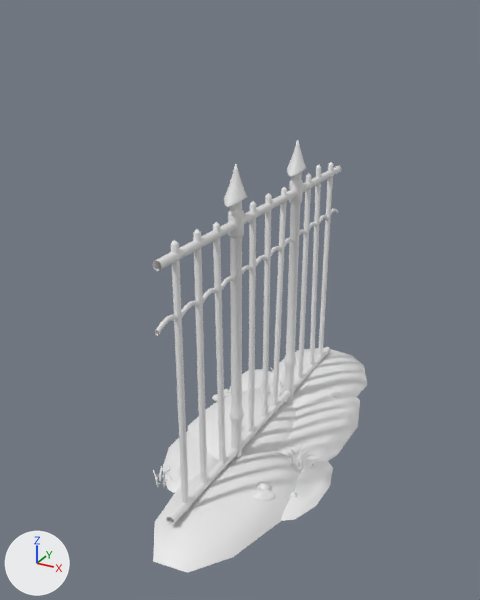
Renders of the FBX model Assets/Game/Art/Source/fence/SM_fence.fbx from each side of a commit.
The view is the same before and after, from a camera (50 mm lens) standing at (3.75, -7.59, 5.88) and looking at (-0.2, -0.4, 2.29). The axes (+X, +Y, +Z) are drawn at lower left. The lights are the same throughout.

The first picture shows 'ground_01', 'ground_02', 'ground_04', 'hori_bottom', 'hori_top', 'hori_wiggle', 'vert_big', 'vert_small'.
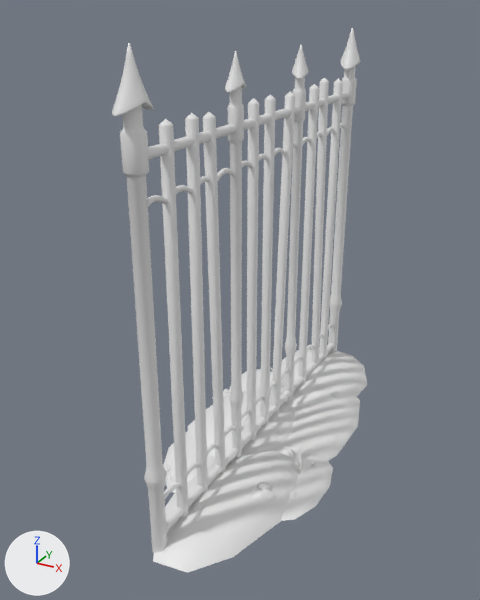
Commit message: updated fence

What differs and where, as boxes (x1, y1, x2, y2) in the pictures (480 x 600 px; the box of a moved part takes in the faces that stretch with it):
'vert_small', reshaped (13% wider, 25% taller): before (171, 162, 334, 512); after (159, 78, 343, 517)
'vert_big', reshaped (196% wider, 65% taller): before (224, 140, 307, 458); after (112, 28, 360, 553)
'hori_top', mesh rescaled: before (152, 166, 341, 271); after (148, 91, 349, 159)
'hori_bottom', mesh rescaled: before (167, 347, 330, 525); after (166, 343, 334, 531)
'hori_wiggle', mesh rescaled: before (155, 209, 338, 336); after (148, 123, 346, 207)
'hori_wiggle.001', added: after (164, 324, 334, 499)
part 3 of me_cylinder, moved or reshaped: before (262, 193, 272, 423); after (260, 94, 276, 424)
part 4 of me_cylinder, moved or reshaped: before (272, 187, 287, 413); after (271, 91, 295, 413)
part 5 of me_cylinder, moved or reshaped: before (248, 201, 256, 439); after (246, 98, 259, 441)
part 6 of me_cylinder, moved or reshaped: before (309, 165, 321, 365); after (311, 78, 329, 366)
part 7 of me_cylinder, moved or reshaped: before (318, 162, 334, 356); after (319, 78, 343, 359)
part 8 of me_cylinder, moved or reshaped: before (298, 173, 311, 378); after (298, 84, 319, 382)
part 9 of me_cylinder, moved or reshaped: before (193, 229, 207, 489); after (185, 113, 208, 493)
part 10 of me_cylinder, moved or reshaped: before (213, 222, 226, 470); after (203, 112, 226, 473)
part 11 of me_cylinder, moved or reshaped: before (171, 240, 189, 512); after (159, 119, 188, 517)
part 12 of me_cylinder_032, moved or reshaped: before (224, 164, 248, 207); after (225, 51, 246, 92)
part 13 of me_cylinder_032, moved or reshaped: before (287, 140, 307, 177); after (292, 44, 309, 79)
part 14 of me_cylinder_032, added: after (120, 105, 167, 553)
part 15 of me_cylinder_032, added: after (328, 66, 357, 351)
part 16 of me_cylinder_032, added: after (112, 43, 153, 117)
part 17 of me_cylinder_032, added: after (340, 28, 360, 70)
part 18 of me_cylinder_032, moved or reshaped: before (284, 172, 303, 401); after (285, 76, 306, 401)
part 19 of me_cylinder_032, moved or reshaped: before (228, 201, 244, 458); after (228, 86, 244, 458)

Diff of the bpy script that builds the scene:
```diff
--- a/Assets/Game/Art/Source/fence/SM_fence.fbx.py
+++ b/Assets/Game/Art/Source/fence/SM_fence.fbx.py
@@ me_cylinder_021 @@
 me_cylinder_021.from_pydata(...)  # 16 vertices, 8 faces; spans x -0.06..0.06, y -2.5..2.5, z 3.46..3.57
+# me_cylinder_021 part 20: the whole mesh is scaled about its middle by (1, 1.08, 1), then moved by (0.0, 0.0, 1.13)
 me_cylinder_021.materials.append(mat_t_fence)
@@ me_cylinder_011 @@
 me_cylinder_011.from_pydata(...)  # 16 vertices, 8 faces; spans x -0.06..0.06, y -2.5..2.5, z 0.19..0.3
+# me_cylinder_011 part 1: the whole mesh is scaled about its middle by (1, 1.08, 1)
 me_cylinder_011.materials.append(mat_t_fence)
@@ me_cylinder_022 @@
 me_cylinder_022.from_pydata(...)  # 584 vertices, 576 faces; spans x -0.03..0.03, y -2.56..2.56, z 2.76..2.9
+# me_cylinder_022 part 2: the whole mesh is scaled about its middle by 1.07, then moved by (0.0, 0.0, 1.34)
 me_cylinder_022.materials.append(mat_t_fence)
@@ me_cylinder @@
 me_cylinder.from_pydata(...)  # 225 vertices, 216 faces; spans x -0.04..0.04, y -2.21..2.21, z -0.03..3.75
+# me_cylinder part 3: the loose piece of 25 vertices spanning x -0.04..0.04, y -0.04..0.04, z 0.0..3.69 is scaled about its middle by (1.62, 1.62, 1.31), then moved by (0.0, 0.0, 0.65)
+# me_cylinder part 4: the loose piece of 25 vertices spanning x -0.04..0.04, y 0.29..0.51, z -0.02..3.67 is scaled about its middle by (1.62, 1.62, 1.31), then moved by (0.0, 0.06, 0.65)
+# me_cylinder part 5: the loose piece of 25 vertices spanning x -0.04..0.04, y -0.48..-0.39, z 0.0..3.69 is scaled about its middle by (1.62, 1.62, 1.31), then moved by (0.0, 0.0, 0.65)
+# me_cylinder part 6: the loose piece of 25 vertices spanning x -0.04..0.04, y 1.63..1.84, z 0.06..3.75 is scaled about its middle by (1.62, 1.62, 1.31), then moved by (0.0, 0.09, 0.65)
+# me_cylinder part 7: the loose piece of 25 vertices spanning x -0.04..0.04, y 2.13..2.21, z 0.0..3.69 is scaled about its middle by (1.62, 1.62, 1.31), then moved by (0.0, 0.11, 0.65)
+# me_cylinder part 8: the loose piece of 25 vertices spanning x -0.04..0.04, y 1.26..1.35, z 0.0..3.69 is scaled about its middle by (1.62, 1.62, 1.31), then moved by (0.0, 0.07, 0.65)
+# me_cylinder part 9: the loose piece of 25 vertices spanning x -0.04..0.04, y -1.78..-1.69, z 0.0..3.69 is scaled about its middle by (1.62, 1.62, 1.31), then moved by (0.0, -0.04, 0.65)
+# me_cylinder part 10: the loose piece of 25 vertices spanning x -0.04..0.04, y -1.37..-1.2, z -0.03..3.66 is scaled about its middle by (1.62, 1.62, 1.31), then moved by (0.0, -0.09, 0.65)
+# me_cylinder part 11: the loose piece of 25 vertices spanning x -0.04..0.04, y -2.21..-2.13, z 0.0..3.69 is scaled about its middle by (1.62, 1.62, 1.31), then moved by (0.0, -0.06, 0.65)
 me_cylinder.materials.append(mat_t_fence)
@@ me_cylinder_032 @@
-me_cylinder_032.from_pydata(...)  # 626 vertices, 602 faces; spans x -0.14..0.14, y -1.08..1.08, z 0.0..4.23
+me_cylinder_032.from_pydata(...)  # 1252 vertices, 1204 faces; spans x -0.15..0.15, y -2.96..2.99, z 0.0..5.61
+# me_cylinder_032 part 12: the loose piece of 185 vertices spanning x -0.14..0.14, y -1.08..-0.66, z 3.77..4.23 is scaled about its middle by (0.812, 0.812, 0.899), then moved by (0.0, 0.0, 1.25)
+# me_cylinder_032 part 13: the loose piece of 185 vertices spanning x -0.14..0.14, y 0.66..1.08, z 3.77..4.23 is turned 21.1 degrees about the z axis through its middle and scaled by 0.867, then moved by (0.0, 0.0, 1.25)
+# me_cylinder_032 part 14: the loose piece of 128 vertices spanning x -0.1..0.1, y -0.97..-0.76, z 0.0..3.87 is copied, and the copy is multiplied about its middle by the matrix ((1.208, 0.0, 0.0), (0.0, 1.208, 0.0), (0.0, 0.0, 1.334)), then moved by (0.0, -1.87, 0.65); it spans x -0.13..0.13, y -2.86..-2.61, z 0.0..5.16
+# me_cylinder_032 part 15: the loose piece of 128 vertices spanning x -0.1..0.1, y -0.97..-0.76, z 0.0..3.87 is copied, and the copy is multiplied about its middle by the matrix ((1.208, 0.0, 0.0), (0.0, 1.208, 0.0), (0.0, 0.0, 1.334)), then moved by (0.0, 3.63, 0.65); it spans x -0.13..0.13, y 2.63..2.88, z 0.0..5.16
+# me_cylinder_032 part 16: a new loose piece of 185 vertices spanning x -0.15..0.15, y -2.96..-2.49, z 5.03..5.61, in mat_t_fence (white #e7e7e7)
+# me_cylinder_032 part 17: a new loose piece of 185 vertices spanning x -0.15..0.15, y 2.52..2.99, z 5.03..5.61, in mat_t_fence (white #e7e7e7)
+# me_cylinder_032 part 18: 122 vertices removed from x -0.1..0.1, y 0.76..0.97, z 0.0..3.87; 122 vertices added at x -0.1..0.1, y 0.77..0.97, z 0.0..5.16
+# me_cylinder_032 part 19: 122 vertices removed from x -0.1..0.1, y -0.97..-0.76, z 0.0..3.87; 122 vertices added at x -0.1..0.1, y -0.97..-0.77, z 0.0..5.16
 me_cylinder_032.materials.append(mat_t_fence)
@@ ob_hori_wiggle_001 @@
+ob_hori_wiggle_001 = bpy.data.objects.new('hori_wiggle.001', me_cylinder_001)  # 584 vertices, 576 faces; spans x -0.03..0.03, y -2.73..2.73, z 0.59..0.74; in mat_t_fence (white #e7e7e7)
+ob_hori_wiggle_001.location = (0.0, 0.0, 0.0)
```
